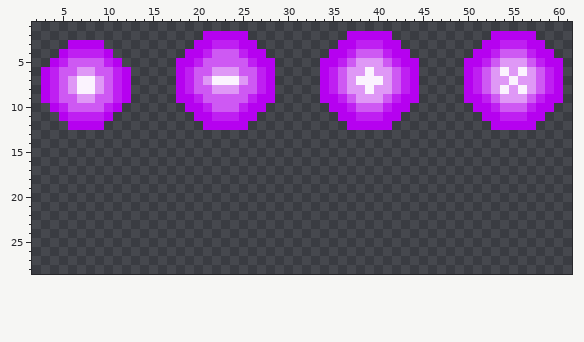
Two states of a pixel-art sprite, assets/graphics/projectiles/bullet2.png. This is how it looked before the edit.
The file is 64x64 pixels. Shown: x 2..61, y 1..28.
The same view after the edit:
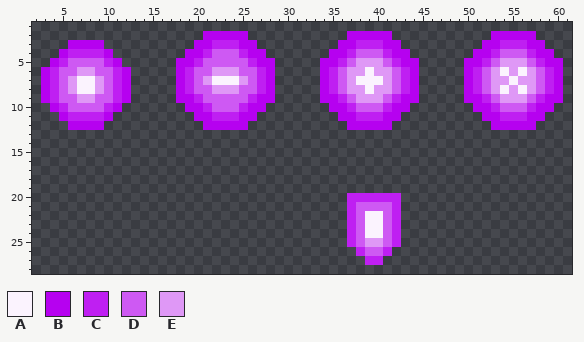
Palette (. is transparent): A #fbf3fe  B #b601f0  C #bf1ff2  D #ce59f3  E #df98f6
The commit says: added rotation for bullets
Changes in this commit:
Colour A is added in rows 22 to 24 at x 39 to 40.
Colour C is added in row 20 at x 37 to 42; in rows 21 to 25 at x 37 and 42; in row 26 at x 38 and 41; in row 27 at x 39 to 40.
Colour D is added in row 21 at x 38 to 41; in rows 22 to 25 at x 38 and 41; in row 26 at x 39 to 40.
Colour E is added in row 25 at x 39 to 40.
